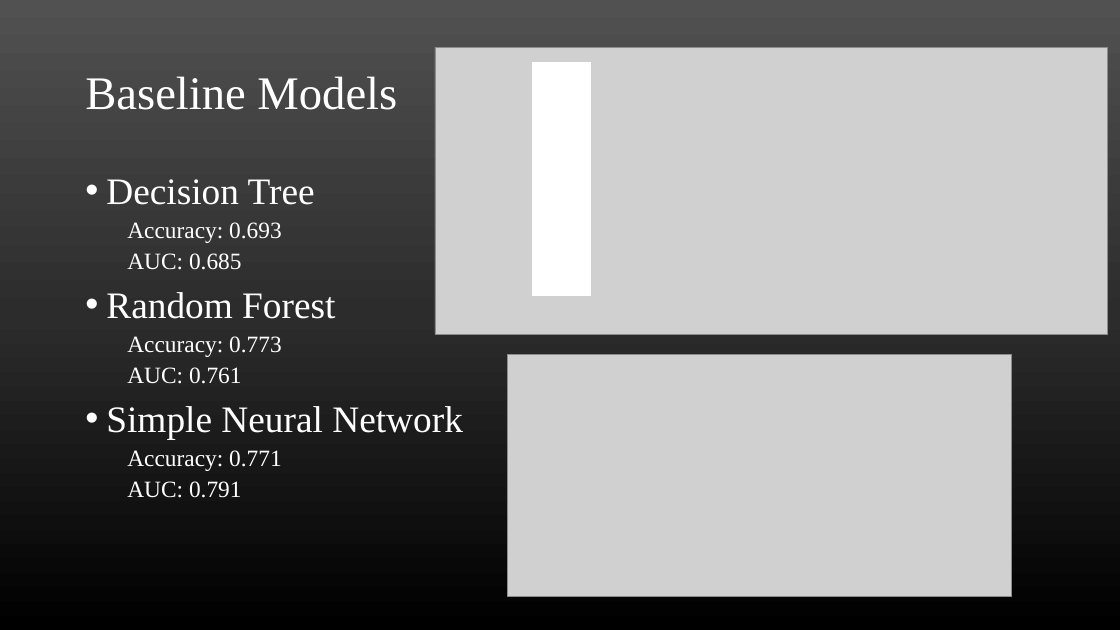
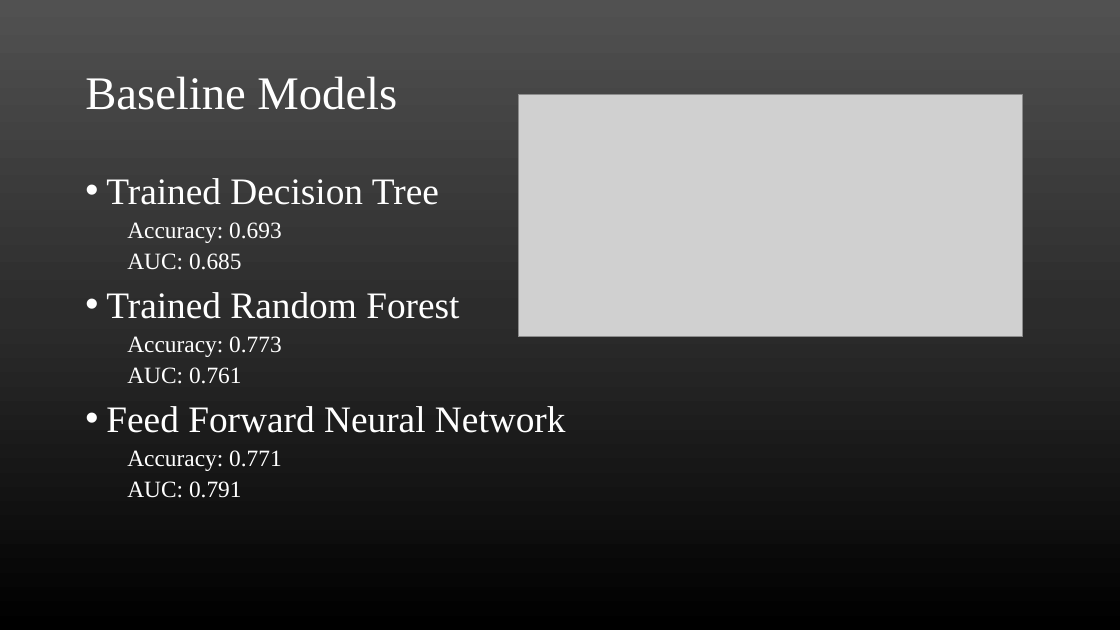
Before and after one commit to imw2/Diabetes-Diagnosis-Prediction, a slide deck: slide 9 of Presentation/FinalPresentation.pptx (slide 8 before the commit). Drawn at 1120x630 pixels with LibreOffice and Linux fonts; fonts in the diff are those of the drawing; grey boxes stand for pictures. Boxes give left, top, right and bottom in pixels: in the first picture for what was removed or moved away, otherwise in the second. Text is boxed around its words. In the diff, an @@ line names an element or a change of style, - is before the commit and + after.

```diff
--- a/Presentation/FinalPresentation.pptx
+++ b/Presentation/FinalPresentation.pptx
@@ picture removed at bbox=[435, 47, 1107, 334] @@
@@ rectangle removed at bbox=[533, 62, 591, 295] @@
@@ picture: place and size @@
-picture at bbox=[507, 355, 1012, 597]
+picture at bbox=[518, 94, 1023, 336]
@@ text at bbox=[106, 178, 439, 205]: text changed @@
-• Decision Tree
+• Trained Decision Tree
@@ text at bbox=[106, 292, 459, 319]: text changed @@
-• Random Forest
+• Trained Random Forest
@@ text at bbox=[106, 406, 566, 433]: text changed @@
-• Simple Neural Network
+• Feed Forward Neural Network
```
Also in this commit, not shown: 8 other slides changed, 2 slides added.
